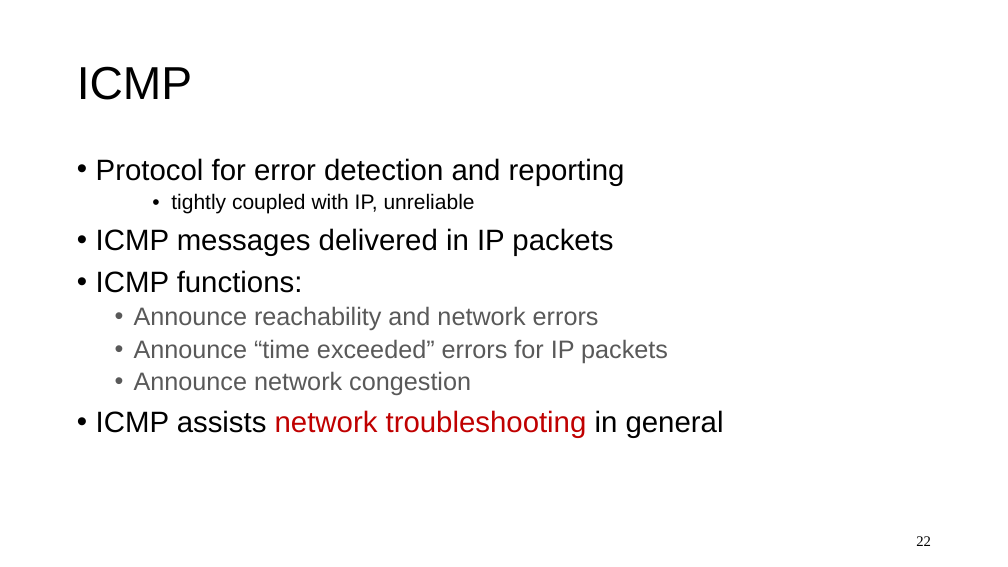
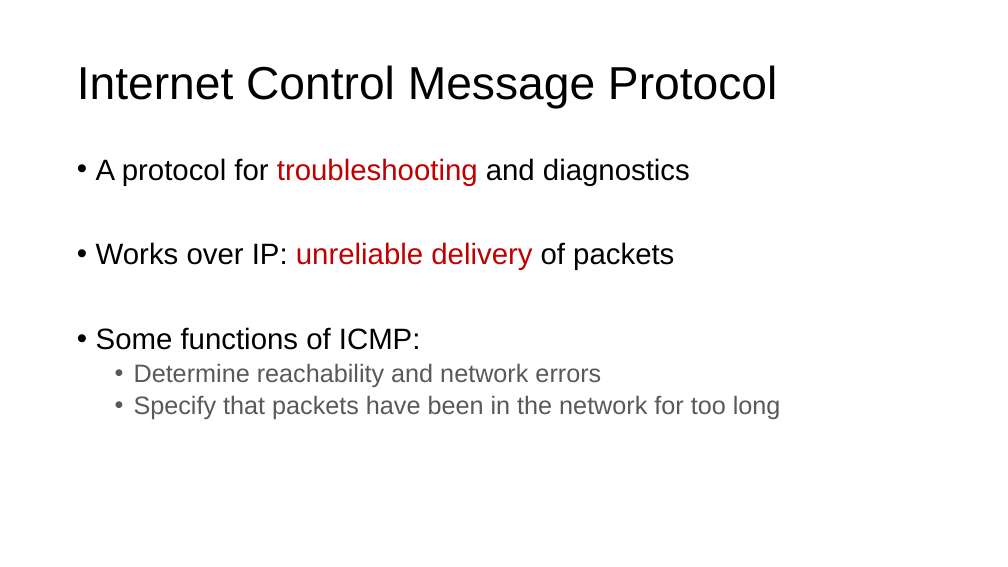
Before and after one commit to ngsrinivas/coursegen, a slide deck: slide 22 of ex/352-S21/staging/352-S21/lectures/network-protocols-1.pptx. Drawn at 1008x567 pixels with LibreOffice and Linux fonts; fonts in the diff are those of the drawing. Boxes give left, top, right and bottom in pixels: in the first picture for what was removed or moved away, otherwise in the second. Text is boxed around its words. In the diff, an @@ line names an element or a change of style, - is before the commit and + after.

```diff
--- a/ex/352-S21/staging/352-S21/lectures/network-protocols-1.pptx
+++ b/ex/352-S21/staging/352-S21/lectures/network-protocols-1.pptx
@@ title at <box>77,65,777,109</box>: text changed @@
-ICMP
+Internet Control Message Protocol
@@ text at <box>96,158,781,419</box>: text changed; text colour #000000 to #595959 @@
-• Protocol for error detection and reporting
-    • tightly coupled with IP, unreliable
-• ICMP messages delivered in IP packets
-• ICMP functions:
-  • Announce reachability and network errors
-  • Announce “time exceeded” errors for IP packets
-  • Announce network congestion
-• ICMP assists network troubleshooting in general
+• A protocol for troubleshooting and diagnostics
+• Works over IP: unreliable delivery of packets
+• Some functions of ICMP:
+  • Determine reachability and network errors
+  • Specify that packets have been in the network for too long
@@ page number removed at <box>916,536,931,546</box> @@
-22
```
Also in this commit, not shown: 16 other slides changed, 9 slides added, 9 slides removed, 1 other file.
